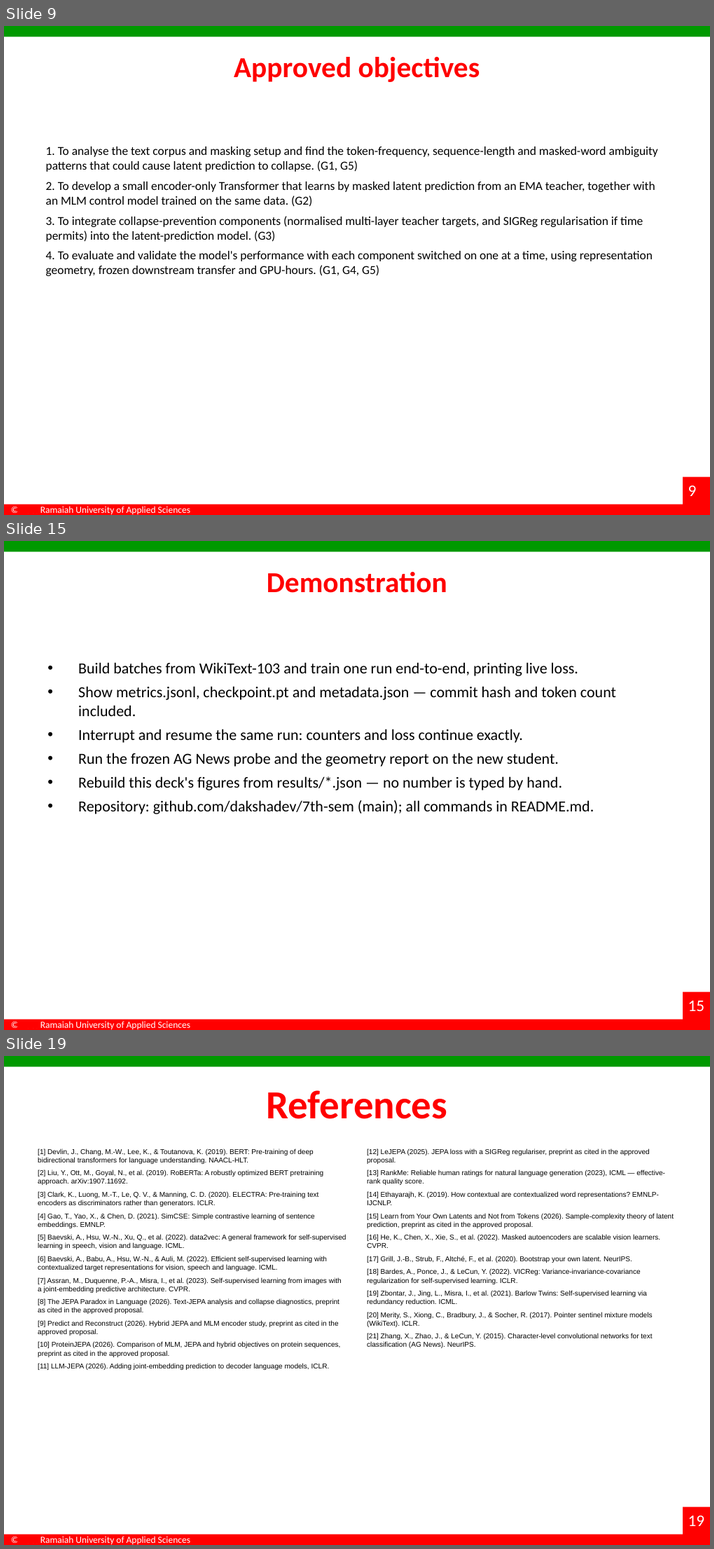
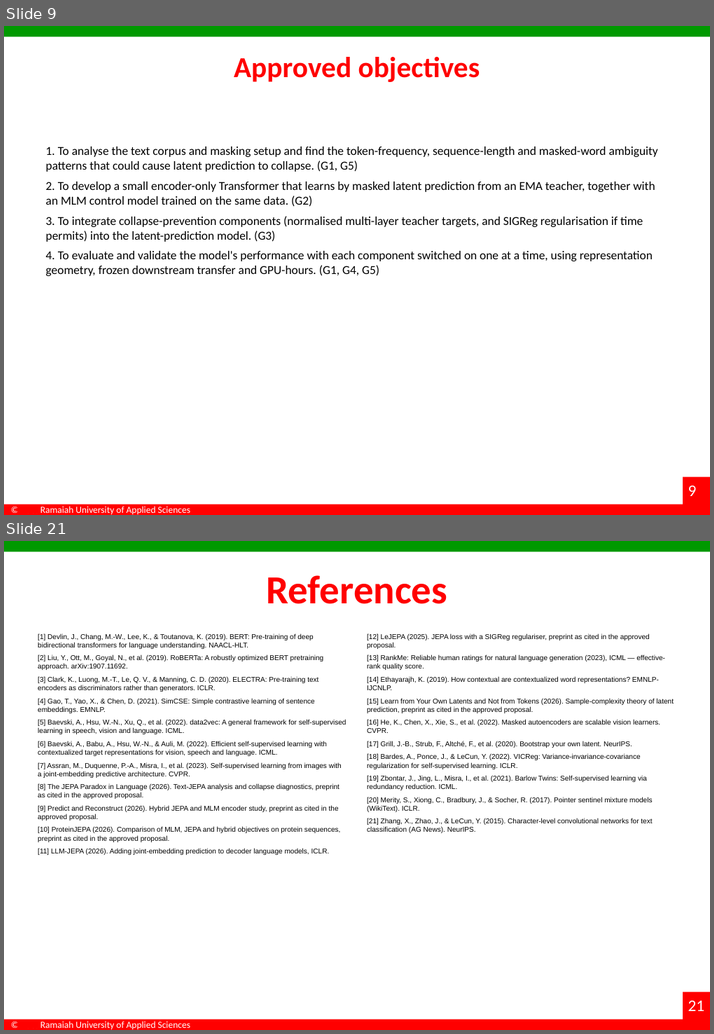
Before and after one commit to dakshadev/7th-sem, a slide deck: docs/Interim_Project_Presentation_7th-sem.pptx. Shown one above the other, each under a label of ours: slides 9, 15 and 19 before the commit, slides 9 and 21 after it; the slides between them are not shown. The pictures are 714x1549 and 714x1034 pixels, drawn with LibreOffice and Linux fonts; fonts in the diff are those of the drawing; background and template pictures are left out. Boxes give left, top, right and bottom in pixels: in the first picture for what was removed or moved away, otherwise in the second. Text is boxed around its words. In the diff, an @@ line names an element or a change of style, - is before the commit and + after.

```diff
--- a/docs/Interim_Project_Presentation_7th-sem.pptx
+++ b/docs/Interim_Project_Presentation_7th-sem.pptx
@@ slide 15 removed at [4,541,710,1030], background #FFFFFF; not listed: 6 template elements that a slide beside it also shows @@
@@ title removed at [266,572,447,593] @@
-Demonstration
@@ text removed at [78,662,616,814] @@
-• Build batches from WikiText-103 and train one run end-to-end, printing live loss.
-• Show metrics.jsonl, checkpoint.pt and metadata.json — commit hash and token count included.
-• Interrupt and resume the same run: counters and loss continue exactly.
-• Run the frozen AG News probe and the geometry report on the new student.
-• Rebuild this deck's figures from results/*.json — no number is typed by hand.
-• Repository: github.com/dakshadev/7th-sem (main); all commands in README.md.
@@ what was slide 19 is now slide 21 @@
@@ page number at [688,1000,705,1011]: text changed @@
-19
+21
```
Also in this commit, not shown: 5 slides changed, 4 slides added, 1 other slide removed, 26 other files.
